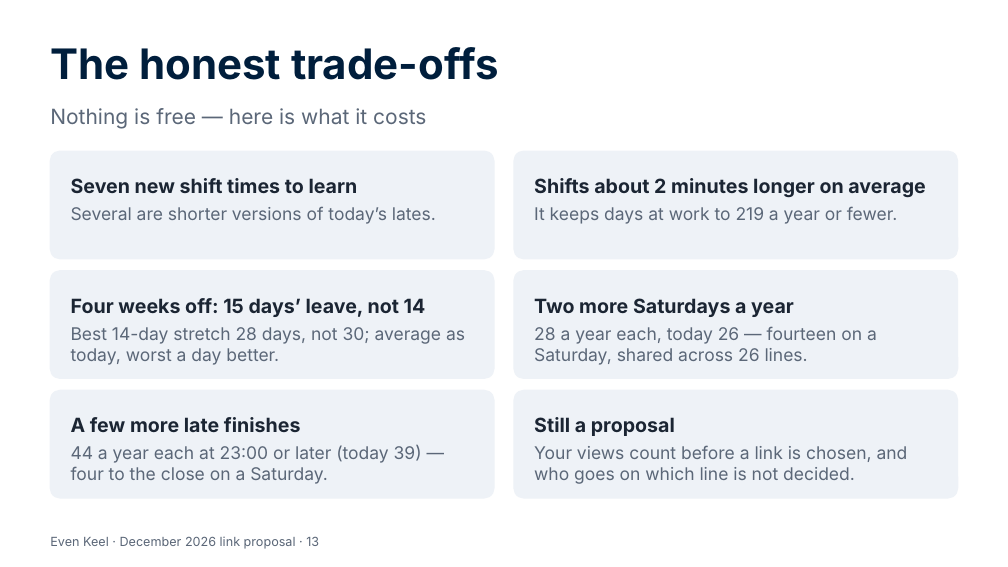
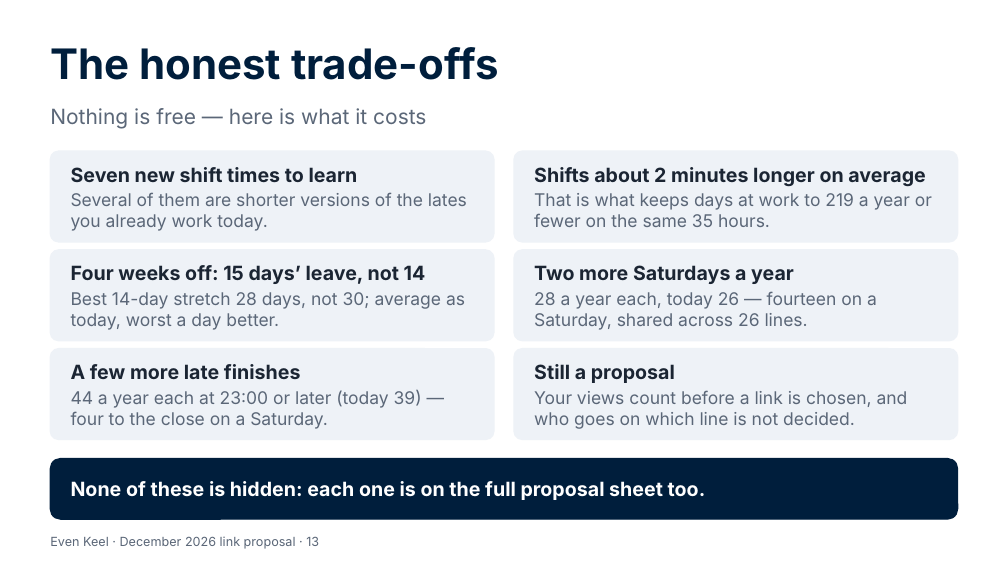
Before and after one commit to Garethdavidmiller/roster-app, a slide deck: slide 13 of docs/links-26/presentations/Even-Keel-for-colleagues.pptx. Drawn at 1008x567 pixels with LibreOffice and Linux fonts; fonts in the diff are those of the drawing. Boxes give left, top, right and bottom in pixels: in the first picture for what was removed or moved away, otherwise in the second. Text is boxed around its words. In the diff, an @@ line names an element or a change of style, - is before the commit and + after.

```diff
--- a/docs/links-26/presentations/Even-Keel-for-colleagues.pptx
+++ b/docs/links-26/presentations/Even-Keel-for-colleagues.pptx
@@ rounded rectangle: place and size @@
-rounded rectangle at [50,151,494,259]
+rounded rectangle at [50,151,494,242]
@@ text "Seven new shift times to ...": place and size @@
-text "Seven new shift times to ..." at [71,178,358,193]
+text "Seven new shift times to ..." at [71,167,358,182]
@@ rounded rectangle: place and size @@
-rounded rectangle at [514,151,958,259]
+rounded rectangle at [514,151,958,242]
@@ text "Shifts about 2 minutes longer ...": place and size @@
-text "Shifts about 2 minutes longer ..." at [534,178,925,198]
+text "Shifts about 2 minutes longer ..." at [534,167,925,187]
@@ text at [71,192,467,231]: text changed @@
-Several are shorter versions of today’s lates.
+Several of them are shorter versions of the lates you already work today.
@@ text at [534,193,932,227]: text changed @@
-It keeps days at work to 219 a year or fewer.
+That is what keeps days at work to 219 a year or fewer on the same 35 hours.
@@ rounded rectangle: place and size @@
-rounded rectangle at [50,271,494,379]
+rounded rectangle at [50,250,494,341]
@@ text "Four weeks off: 15 days’ ...": place and size @@
-text "Four weeks off: 15 days’ ..." at [71,298,426,317]
+text "Four weeks off: 15 days’ ..." at [71,265,426,284]
@@ rounded rectangle: place and size @@
-rounded rectangle at [514,271,958,379]
+rounded rectangle at [514,250,958,341]
@@ text "Two more Saturdays a year": place and size @@
-text "Two more Saturdays a year" at [534,298,794,317]
+text "Two more Saturdays a year" at [534,265,794,284]
@@ text "Best 14-day stretch 28 days, ...": place and size @@
-text "Best 14-day stretch 28 days, ..." at [71,327,465,365]
+text "Best 14-day stretch 28 days, ..." at [71,292,465,330]
@@ text "28 a year each, today ...": place and size @@
-text "28 a year each, today ..." at [534,326,877,365]
+text "28 a year each, today ..." at [534,291,877,330]
@@ rounded rectangle: place and size @@
-rounded rectangle at [50,390,494,498]
+rounded rectangle at [50,349,494,439]
@@ text "A few more late finishes": place and size @@
-text "A few more late finishes" at [71,417,301,432]
+text "A few more late finishes" at [71,364,301,379]
@@ rounded rectangle: place and size @@
-rounded rectangle at [514,390,958,498]
+rounded rectangle at [514,349,958,439]
@@ text "Still a proposal": place and size @@
-text "Still a proposal" at [534,417,675,436]
+text "Still a proposal" at [534,364,675,383]
@@ text "44 a year each at ...": place and size @@
-text "44 a year each at ..." at [71,445,422,484]
+text "44 a year each at ..." at [71,390,422,429]
@@ text "Your views count before a ...": place and size @@
-text "Your views count before a ..." at [534,445,908,484]
+text "Your views count before a ..." at [534,390,908,429]
@@ rounded rectangle added at [50,459,958,519], fill #001E3C, outline #001E3C 1 pt @@
@@ text added at [71,481,706,500], 14 pt, text #FFFFFF, bold @@
+None of these is hidden: each one is on the full proposal sheet too.
```
Also in this commit, not shown: 12 other slides changed, 17 other files.
